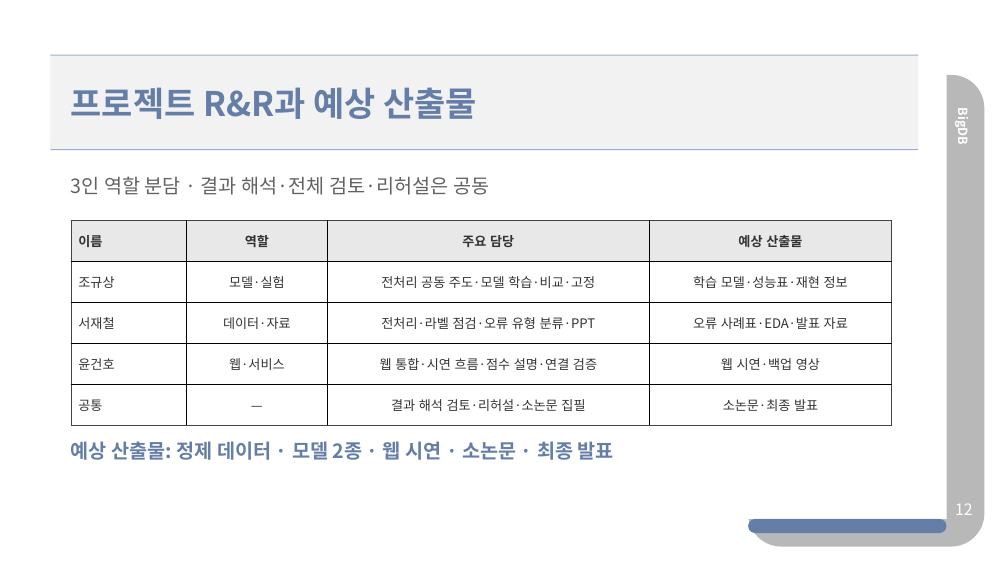
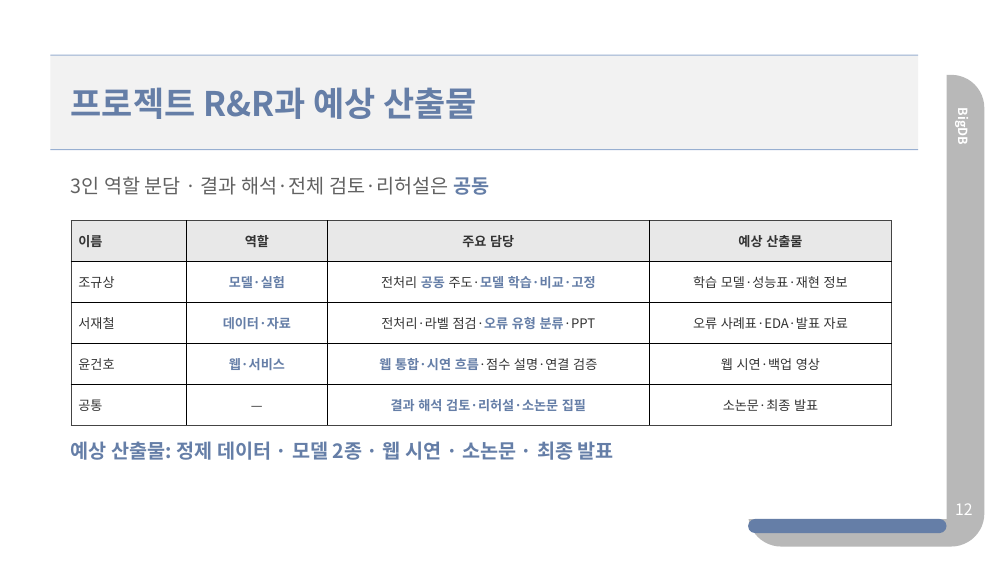
Before and after one commit to sangdelia/3-2-BigDB-Proj., a slide deck: slide 12 of ppts/BigDB 중간발표 - 혐오체인 (조규상,서재철,윤건호).pptx. Drawn at 1008x567 pixels with LibreOffice and Linux fonts; fonts in the diff are those of the drawing. Boxes give left, top, right and bottom in pixels: in the first picture for what was removed or moved away, otherwise in the second. Text is boxed around its words. In the diff, an @@ line names an element or a change of style, - is before the commit and + after.

```diff
--- a/ppts/BigDB 중간발표 - 혐오체인 (조규상,서재철,윤건호).pptx
+++ b/ppts/BigDB 중간발표 - 혐오체인 (조규상,서재철,윤건호).pptx
@@ text "3인 역할 분담 · 결과 ..." at [71,176,489,195]: text colour #626262 to #657EA7, bold on in "공동" @@
@@ table at [71,221,892,426] @@
@@ text colour #333333 to #657EA7, bold on in "모델·실험", "공동 주도·모델 학습·비교·고정", "데이터·자료", "점검·오류 유형 분류·PPT" and 3 more places @@
```
Also in this commit, not shown: 10 other slides changed, 21 other files.
